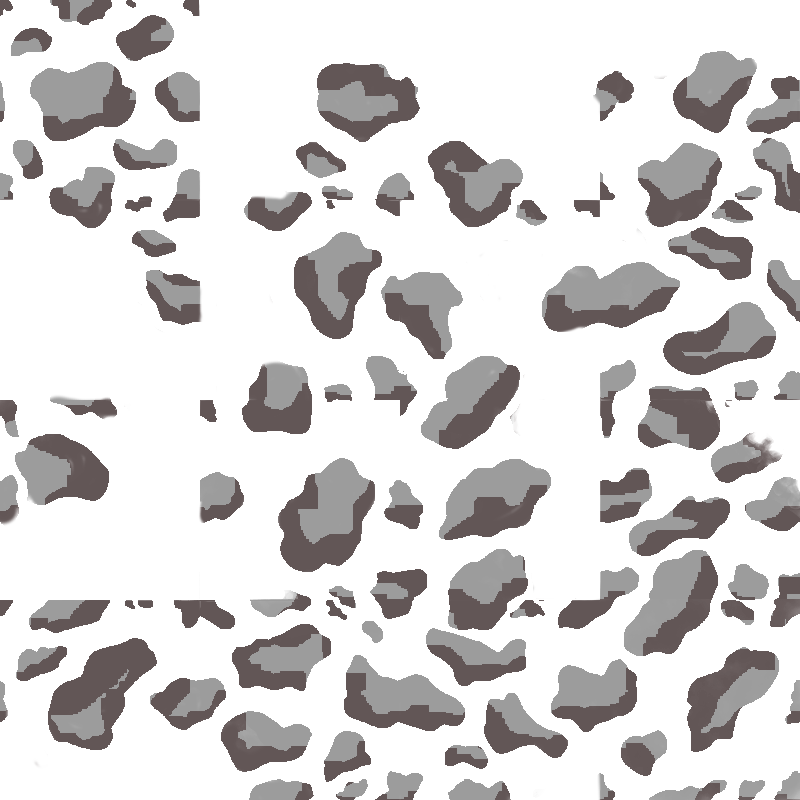
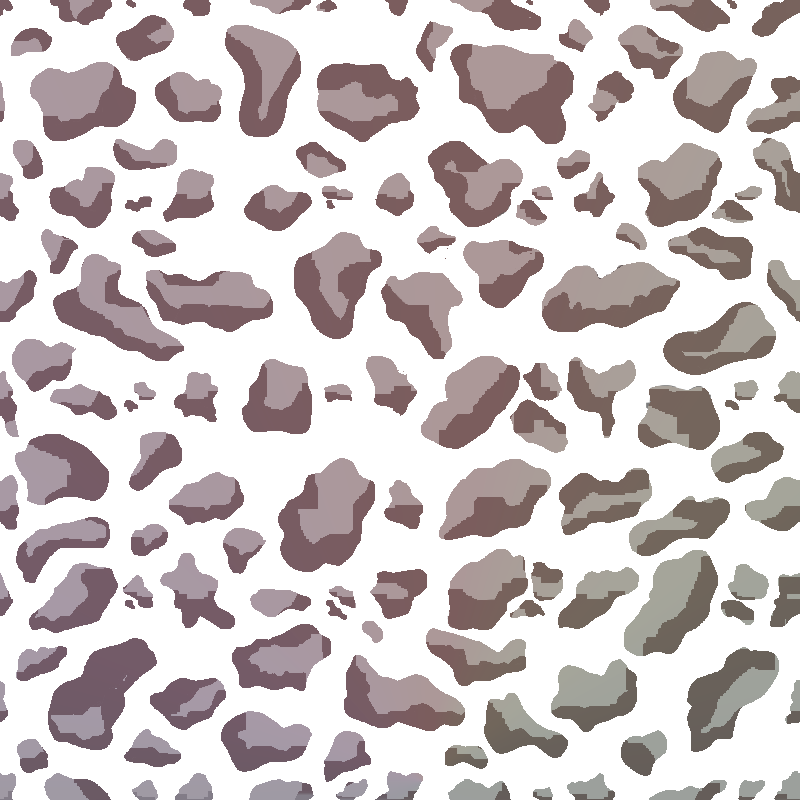
Two versions of the same layered image (800 × 800). Layer-by-layer changes:
added layer "ores #1" (20%) above "numbers" over left=0, top=0, right=800, bottom=800
added layer "shadow2 copy" above "Visible #1" over left=0, top=0, right=800, bottom=800
added layer "Visible #1" above "Pasted Layer" over left=0, top=0, right=800, bottom=800
added layer "Pasted Layer" above "Visible" over left=0, top=0, right=800, bottom=800
hid "Visible", painted on it over left=0, top=0, right=800, bottom=800
added layer "shadow2" above "shadow1" over left=0, top=0, right=800, bottom=800
